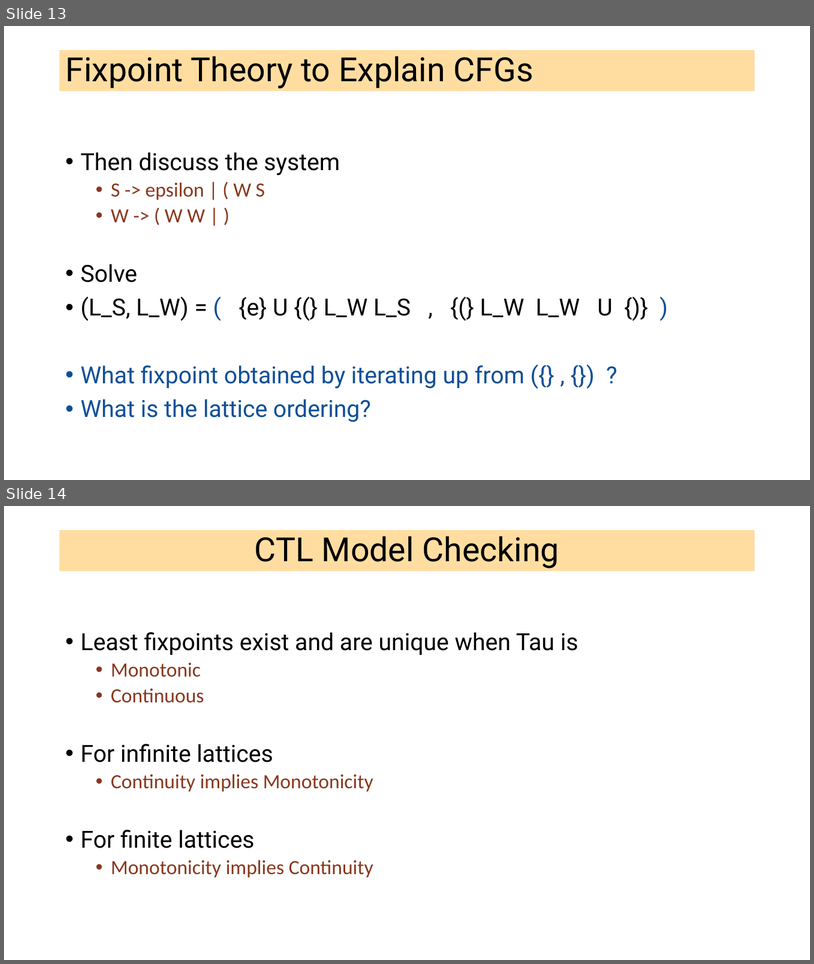
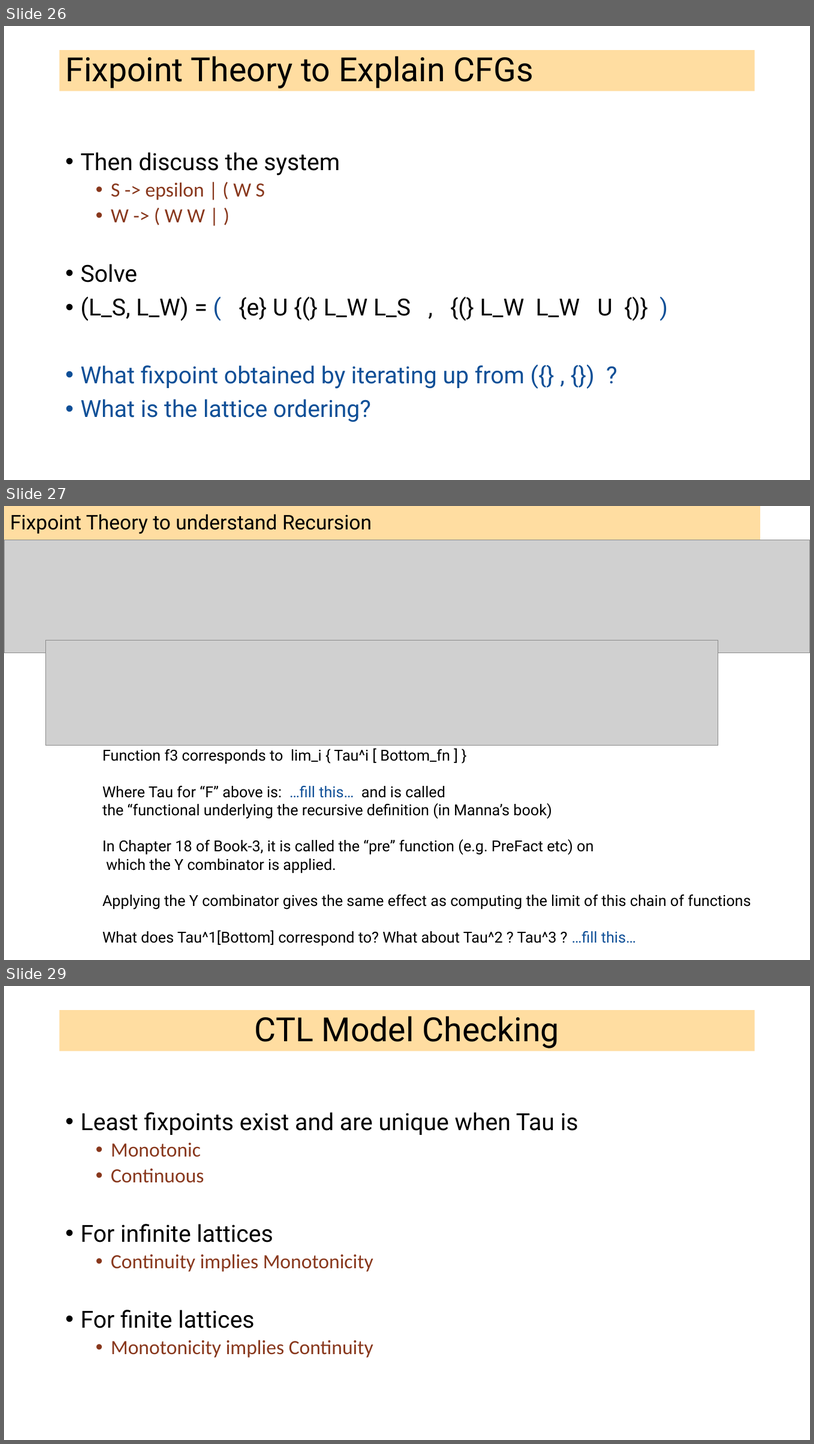
Before and after one commit to ganeshutah/cs6110s22, a slide deck: Lec21/Lec21.pptx. Shown one above the other, each under a label of ours: slides 13 and 14 before the commit, slides 26, 27 and 29 after it; the slides between them are not shown. The pictures are 814x964 and 814x1444 pixels, drawn with LibreOffice and Linux fonts; fonts in the diff are those of the drawing; grey boxes stand for pictures. Boxes give left, top, right and bottom in pixels: in the first picture for what was removed or moved away, otherwise in the second. Text is boxed around its words. In the diff, an @@ line names an element or a change of style, - is before the commit and + after.

```diff
--- a/Lec21/Lec21.pptx
+++ b/Lec21/Lec21.pptx
@@ slide 27 added at box(4, 506, 810, 960), background #FFFFFF @@
@@ title added at box(4, 506, 761, 540), fill #FFBD47 at 51% opacity, 24 pt, text #000000 @@
+Fixpoint Theory to understand Recursion
@@ picture added at box(4, 540, 810, 653) @@
@@ picture added at box(46, 640, 719, 745) @@
@@ text added at box(102, 749, 751, 945), 18 pt, text #000000 @@
+Function f3 corresponds to lim_i { Tau^i [ Bottom_fn ] }
+Where Tau for “F” above is: …fill this… and is called
+the “functional underlying the recursive definition (in Manna’s book)
+In Chapter 18 of Book-3, it is called the “pre” function (e.g. PreFact etc) on
+which the Y combinator is applied.
+Applying the Y combinator gives the same effect as computing the limit of this chain of functions
+What does Tau^1[Bottom] correspond to? What about Tau^2 ? Tau^3 ? …fill this…
@@ what was slide 13 is now slide 26 @@
@@ what was slide 14 is now slide 29 @@
```
Also in this commit, not shown: 1 slide changed, 16 other slides added, 2 slides removed, 1 other file.
